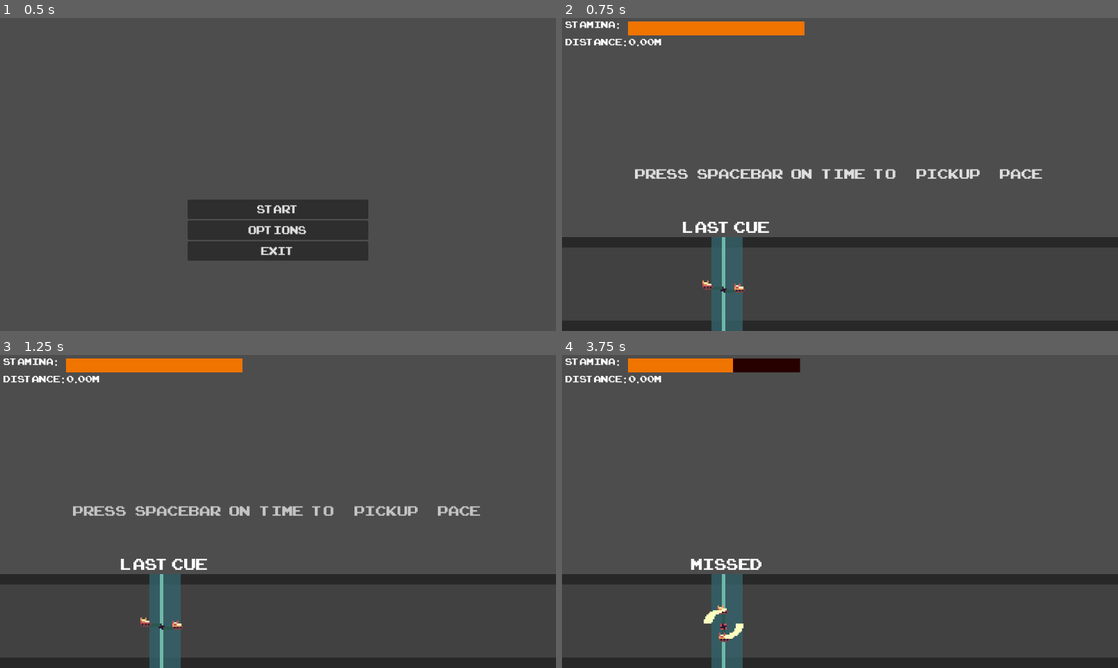
Above: before the commit, frames 1-4 (two rows, left to right).
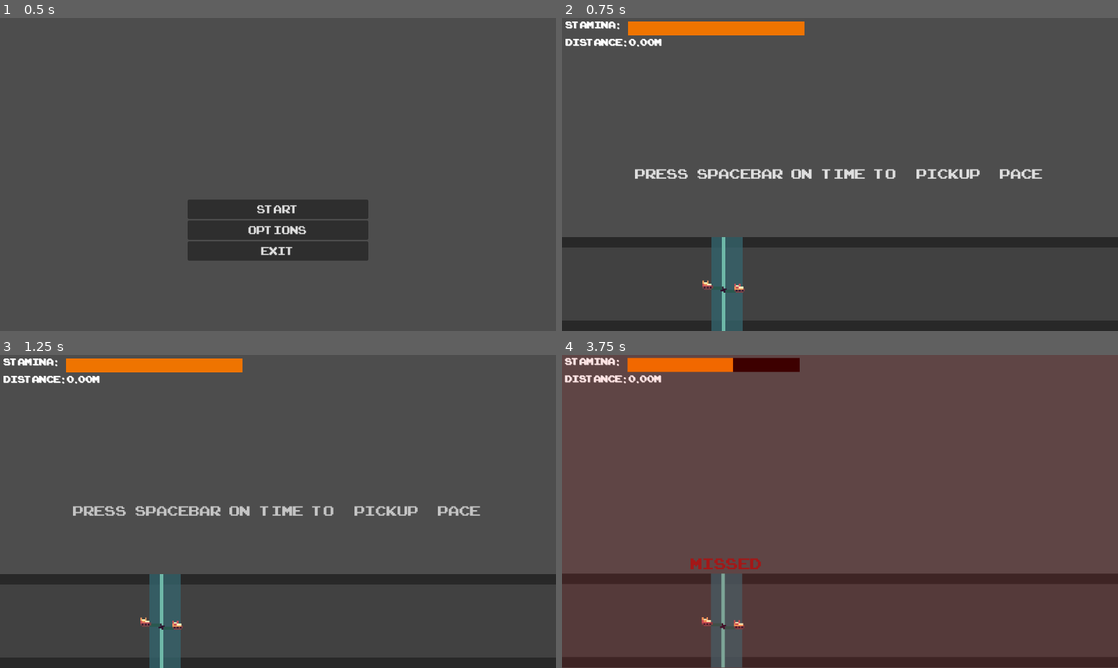
Above: after the commit, the same moments.

Repository: alexgaaranes/GameJam-2024-Entry
Game: Godot game, scene res://scenes/menu.tscn
The game is run twice, just before and just after one commit, with the same random seed, the same clock (stepped at 60 frames per second) and the same inputs.
Inputs:
- Up to frame 1 (0.5 s): no input
- Up to frame 2 (0.75 s): click "Start" at 0.5 s
- Up to frame 3 (1.25 s): no input
- Up to frame 4 (3.75 s): tap Space (pedal) at 1.25, 1.35, 2, 2.1, 2.75, 2.85, 3.5, 3.6 s

Frame 1 is identical in both runs. In frame 2, 0.5% of the frame differs, in the area x 0-38%, y 1-69%; in frame 3, 0.5%; in frame 4, 2.0%, in the area x 0-100%, y 0-100%.

Commit message:
added camera shake

Diff:
--- a/scenes/game_manager.tscn
+++ b/scenes/game_manager.tscn
@@ -13,7 +13,7 @@
 script = ExtResource("2_kxd6n")
 
 [node name="PenaltyTimer" type="Timer" parent="InputManager"]
-wait_time = 0.75
+wait_time = 0.25
 
 [node name="CueSpawnManager" type="Node" parent="."]
 script = ExtResource("3_mgrha")
--- a/scenes/main_level.tscn
+++ b/scenes/main_level.tscn
@@ -1,11 +1,27 @@
-[gd_scene load_steps=12 format=3 uid="uid://bhmqw75h2u8fk"]
+[gd_scene load_steps=13 format=3 uid="uid://bhmqw75h2u8fk"]
 
 [ext_resource type="PackedScene" uid="uid://b8ubotbc18a7t" path="res://scenes/game_manager.tscn" id="1_i7q76"]
 [ext_resource type="Script" path="res://scripts/main_level.gd" id="1_ne8dj"]
+[ext_resource type="Script" path="res://scripts/camera.gd" id="2_becuv"]
 [ext_resource type="PackedScene" uid="uid://bgngv3qaf4or3" path="res://scenes/pedal_column.tscn" id="2_pe4of"]
 [ext_resource type="Script" path="res://scripts/tutorial.gd" id="5_dah53"]
 [ext_resource type="FontFile" uid="uid://cduo3hndy60wv" path="res://fonts/arcade_classic.TTF" id="5_gmnf5"]
 
+[sub_resource type="Animation" id="Animation_ijmvr"]
+length = 0.001
+tracks/0/type = "value"
+tracks/0/imported = false
+tracks/0/enabled = true
+tracks/0/path = NodePath("../../Combo:theme_override_colors/font_color")
+tracks/0/interp = 1
+tracks/0/loop_wrap = true
+tracks/0/keys = {
+"times": PackedFloat32Array(0),
+"transitions": PackedFloat32Array(1),
+"update": 0,
+"values": [Color(0.898039, 0.898039, 0.898039, 0)]
+}
+
 [sub_resource type="Animation" id="Animation_fmcq5"]
 resource_name = "fade_in"
 length = 0.3
@@ -20,27 +36,39 @@
 "transitions": PackedFloat32Array(1, 1),
 "update": 0,
 "values": [Color(0.898039, 0.898039, 0.898039, 0), Color(0.898039, 0.898039, 0.898039, 1)]
-}
-
-[sub_resource type="Animation" id="Animation_ijmvr"]
-length = 0.001
-tracks/0/type = "value"
-tracks/0/imported = false
-tracks/0/enabled = true
-tracks/0/path = NodePath("../../Combo:theme_override_colors/font_color")
-tracks/0/interp = 1
-tracks/0/loop_wrap = true
-tracks/0/keys = {
-"times": PackedFloat32Array(0),
-"transitions": PackedFloat32Array(1),
-"update": 0,
-"values": [Color(0.898039, 0.898039, 0.898039, 0)]
 }
 
 [sub_resource type="AnimationLibrary" id="AnimationLibrary_flekw"]
 _data = {
 "RESET": SubResource("Animation_ijmvr"),
 "fade_in": SubResource("Animation_fmcq5")
+}
+
+[sub_resource type="Animation" id="Animation_k0c05"]
+length = 0.001
+tracks/0/type = "value"
+tracks/0/imported = false
+tracks/0/enabled = true
+tracks/0/path = NodePath(".:color")
+tracks/0/interp = 1
+tracks/0/loop_wrap = true
+tracks/0/keys = {
+"times": PackedFloat32Array(0),
+"transitions": PackedFloat32Array(1),
+"update": 0,
+"values": [Color(0, 0, 0, 1)]
+}
+tracks/1/type = "value"
+tracks/1/imported = false
+tracks/1/enabled = true
+tracks/1/path = NodePath("../Label:theme_override_colors/default_color")
+tracks/1/interp = 1
+tracks/1/loop_wrap = true
+tracks/1/keys = {
+"times": PackedFloat32Array(0),
+"transitions": PackedFloat32Array(1),
+"update": 0,
+"values": [Color(0.899258, 0.899258, 0.899258, 1)]
 }
 
 [sub_resource type="Animation" id="Animation_qb6a8"]
@@ -71,33 +99,6 @@
 "values": [Color(0.899258, 0.899258, 0.899258, 1), Color(0.898039, 0.898039, 0.898039, 0)]
 }
 
-[sub_resource type="Animation" id="Animation_k0c05"]
-length = 0.001
-tracks/0/type = "value"
-tracks/0/imported = false
-tracks/0/enabled = true
-tracks/0/path = NodePath(".:color")
-tracks/0/interp = 1
-tracks/0/loop_wrap = true
-tracks/0/keys = {
-"times": PackedFloat32Array(0),
-"transitions": PackedFloat32Array(1),
-"update": 0,
-"values": [Color(0, 0, 0, 1)]
-}
-tracks/1/type = "value"
-tracks/1/imported = false
-tracks/1/enabled = true
-tracks/1/path = NodePath("../Label:theme_override_colors/default_color")
-tracks/1/interp = 1
-tracks/1/loop_wrap = true
-tracks/1/keys = {
-"times": PackedFloat32Array(0),
-"transitions": PackedFloat32Array(1),
-"update": 0,
-"values": [Color(0.899258, 0.899258, 0.899258, 1)]
-}
-
 [sub_resource type="AnimationLibrary" id="AnimationLibrary_fmthr"]
 _data = {
 "RESET": SubResource("Animation_k0c05"),
@@ -106,6 +107,10 @@
 
 [node name="MainLevel" type="Node"]
 script = ExtResource("1_ne8dj")
+
+[node name="Camera" type="Camera2D" parent="."]
+position = Vector2(640, 360)
+script = ExtResource("2_becuv")
 
 [node name="GameManager" parent="." instance=ExtResource("1_i7q76")]
 
@@ -118,7 +123,6 @@
 offset_bottom = 507.0
 theme_override_fonts/font = ExtResource("5_gmnf5")
 theme_override_font_sizes/font_size = 50
-text = "Last Cue"
 horizontal_alignment = 1
 
 [node name="Combo" type="Label" parent="."]
@@ -141,6 +145,7 @@
 offset_left = 8.0
 offset_right = 48.0
 offset_bottom = 41.0
+theme_override_colors/font_shadow_color = Color(0.898039, 0.898039, 0.898039, 1)
 theme_override_fonts/font = ExtResource("5_gmnf5")
 theme_override_font_sizes/font_size = 30
 text = "STAMINA: "
@@ -168,6 +173,7 @@
 offset_top = 40.0
 offset_right = 151.0
 offset_bottom = 81.0
+theme_override_colors/font_shadow_color = Color(0.898039, 0.898039, 0.898039, 1)
 theme_override_fonts/font = ExtResource("5_gmnf5")
 theme_override_font_sizes/font_size = 30
 text = "Distance: "
@@ -212,4 +218,11 @@
 [node name="FadeOutTimer" type="Timer" parent="Tutorial"]
 wait_time = 3.0
 
+[node name="DamageColor" type="ColorRect" parent="."]
+offset_left = -16.0
+offset_top = -16.0
+offset_right = 1296.0
+offset_bottom = 736.0
+color = Color(1, 0, 0, 0.101961)
+
 [connection signal="timeout" from="Tutorial/FadeOutTimer" to="Tutorial" method="_on_fade_out_timer_timeout"]
--- /dev/null
+++ b/scripts/camera.gd
@@ -0,0 +1,18 @@
+extends Camera2D
+
+@export var randomStrength: float = 10.0
+@export var shakeFade: float = 10.0
+
+var rng = RandomNumberGenerator.new()
+var shake_strength: float = 0.0
+
+func apply_shake(delta):
+	shake_strength = randomStrength
+
+func _process(delta):
+	if shake_strength > 0:
+		shake_strength = lerp(shake_strength, 0.0, shakeFade * delta)
+		offset = randomOffset()
+
+func randomOffset() -> Vector2:
+	return Vector2(rng.randf_range(-shake_strength, shake_strength), rng.randf_range(-shake_strength, shake_strength))
--- a/scripts/input_manager.gd
+++ b/scripts/input_manager.gd
@@ -5,19 +5,24 @@
 var label: Label
 var parent: Node
 var timer: Timer
+var root: Node
 
 var isPenalized: bool
 var detected: Dictionary
 var passedCues: Array
 var scoreManager: Node
+var damageColor: ColorRect
 
 # Called when the node enters the scene tree for the first time.
 func _ready():
 	parent = get_parent()
+	root = parent.get_parent()
 	scoreManager = parent.get_node("ScoreManager")
 	pedalColumn = parent.get_parent().get_node("PedalColumn")
 	pedalColumnAnim = pedalColumn.get_node("AnimationPlayer")
 	label = get_parent().get_parent().get_node("Label")
+	damageColor = root.get_node("DamageColor")
+	damageColor.visible = false
 	isPenalized = false
 	timer = get_node("PenaltyTimer")
 
@@ -43,6 +48,7 @@
 			updateLabel("Missed")
 			await scoreManager.addMissed(1)
 			isPenalized = true
+			damageColor.visible = true
 			timer.start()
 
 	clearPassed()
@@ -50,6 +56,7 @@
 # OTHER FUNCTIONS
 func _on_penalty_timer_timeout():
 	isPenalized = false
+	damageColor.visible = false
 
 # function for clearing cues that passed
 func clearPassed():
@@ -58,9 +65,22 @@
 	for cue in passedCues:
 		passedCues.erase(cue)
 		if cue == null: continue
-		scoreManager.addMissed(1)
+		updateLabel("Missed")
+		await scoreManager.addMissed(1)
+		isPenalized = true
+		damageColor.visible = true
+		timer.start()
 		cue.free()
 
 # SUPPLEMENTARY FUNCTIONS
 func updateLabel(text: String):
+	var color: Color
+	if text == "Perfect":
+		color = Color(0.8,0.5,0)
+	elif text == "Great":
+		color = Color(0.05,0.4,0.1)
+	else:
+		color = Color(0.6,0.1,0.1)
+
+	label.add_theme_color_override("font_color", color)
 	label.text = "%s" % [text]
--- a/scripts/score_manager.gd
+++ b/scripts/score_manager.gd
@@ -2,6 +2,7 @@
 
 var multiplier: float = 0
 var target: float = 250.0
+var damaged: bool
 
 # Label object references
 var comboLabel: Label
@@ -12,6 +13,8 @@
 var missedAmt: int = 0
 var comboAmt: int = 0
 
+var camera: Camera2D
+var defaultCamPos: Vector2
 var root: Node
 var parent: Node
 var cueSpawnManager: Node
@@ -22,6 +25,8 @@
 	parent = get_parent()
 	distanceManager = parent.get_node("DistanceManager")
 	root = parent.get_parent()
+	camera = root.get_node("Camera")
+	defaultCamPos = camera.position
 	cueSpawnManager = parent.get_node("CueSpawnManager")
 	comboLabel = root.get_node("Combo")
 	comboAnim = comboLabel.get_node("AnimationPlayer")
@@ -31,6 +36,9 @@
 func _process(delta):
 	updateComboLabel()
 	updateMultiplier()
+	if damaged:
+		camera.apply_shake(delta)
+		damaged = false
 
 # Setters & Getters
 func updateCombo():
@@ -49,6 +57,7 @@
 	greatAmt += amount
 
 func addMissed(amount: int):
+	damaged = true
 	missedAmt += amount
 	resetCombo()
 	parent.updateHP(-3)
